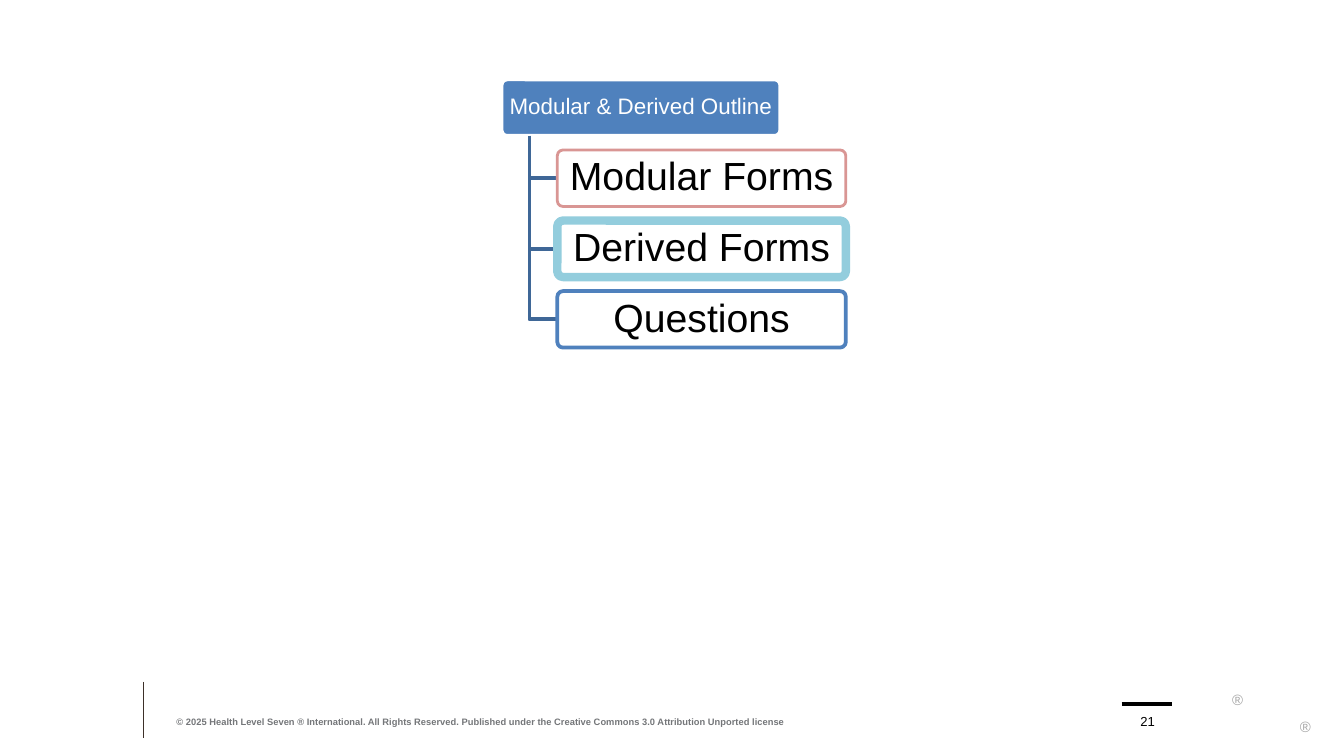
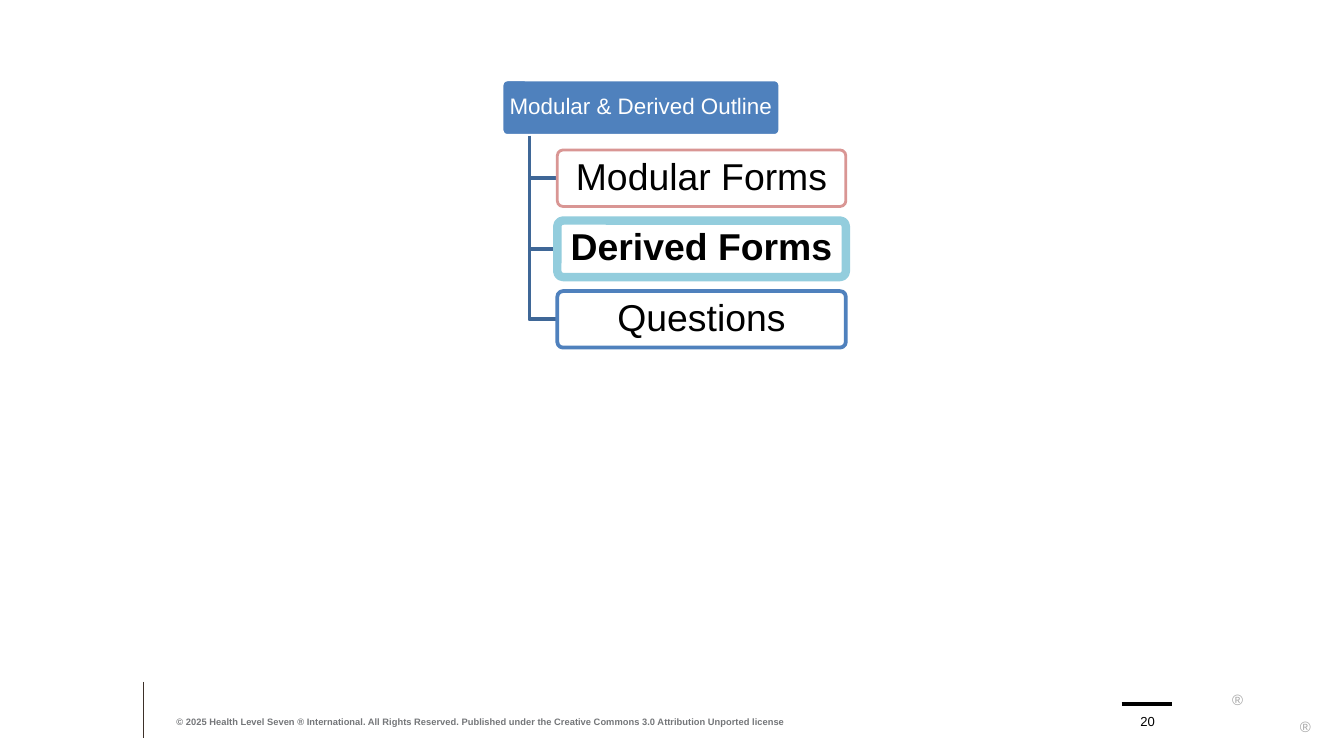
Before and after one commit to FHIR/documents, a slide deck: slide 20 of presentations/sdc/8-SDC-Modular-and-Derived-Forms.pptx (slide 21 before the commit). Drawn at 1344x756 pixels with LibreOffice and Linux fonts; fonts in the diff are those of the drawing; background and template pictures are left out. Boxes give left, top, right and bottom in pixels: in the first picture for what was removed or moved away, otherwise in the second. Text is boxed around its words. In the diff, an @@ line names an element or a change of style, - is before the commit and + after.

```diff
--- a/presentations/sdc/8-SDC-Modular-and-Derived-Forms.pptx
+++ b/presentations/sdc/8-SDC-Modular-and-Derived-Forms.pptx
@@ text "Modular Forms" at (576,163,827,191): size 21 to 20 pt @@
@@ text "Derived Forms" at (571,233,832,261): size 21 to 20 pt, bold on @@
@@ text "Questions" at (617,304,785,338): size 21 to 20 pt @@
@@ page number at (1140,717,1154,726): text changed @@
-21
+20
```
Also in this commit, not shown: 5 other slides changed, 1 slide added, 10 other files.
